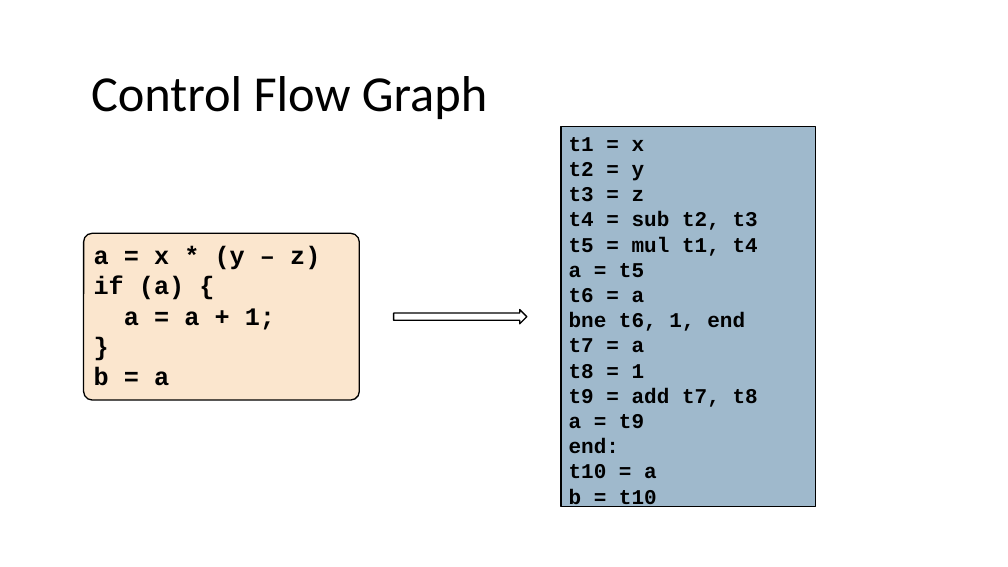
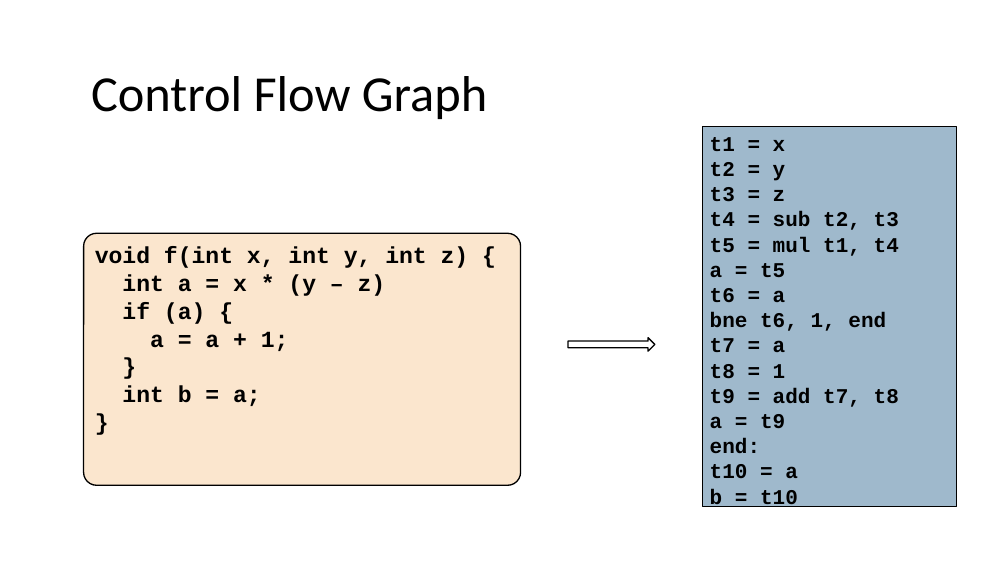
Before and after one commit to nivshani/compilation, a slide deck: slide 6 of slides/register_allocation.pptx. Drawn at 1008x567 pixels with LibreOffice and Linux fonts; fonts in the diff are those of the drawing. Boxes give left, top, right and bottom in pixels: in the first picture for what was removed or moved away, otherwise in the second. Text is boxed around its words. In the diff, an @@ line names an element or a change of style, - is before the commit and + after.

```diff
--- a/slides/register_allocation.pptx
+++ b/slides/register_allocation.pptx
@@ rectangle "t1 = x": place and size @@
-rectangle "t1 = x" at (561, 126, 816, 507)
+rectangle "t1 = x" at (702, 126, 957, 507)
@@ rounded rectangle "void f(int x, int y, ...": place and size @@
-rounded rectangle "void f(int x, int y, ..." at (84, 234, 360, 401)
+rounded rectangle "void f(int x, int y, ..." at (84, 234, 521, 485)
@@ text in rounded rectangle at (95, 247, 469, 296): text changed; size 24 to 22 pt @@
-a = x * (y – z)
+void f(int x, int y, int z) {
+int a = x * (y – z)
@@ text in rounded rectangle at (122, 302, 289, 351): size 24 to 22 pt in "if (a) {", "a = a + 1;", "}" @@
@@ right arrow: place and size @@
-right arrow at (394, 309, 527, 324)
+right arrow at (568, 338, 655, 352)
@@ text in rounded rectangle at (122, 385, 261, 406): text changed; size 24 to 22 pt @@
-b = a
+int b = a;
+}
```
Also in this commit, not shown: 2 other slides changed, 1 other file.
